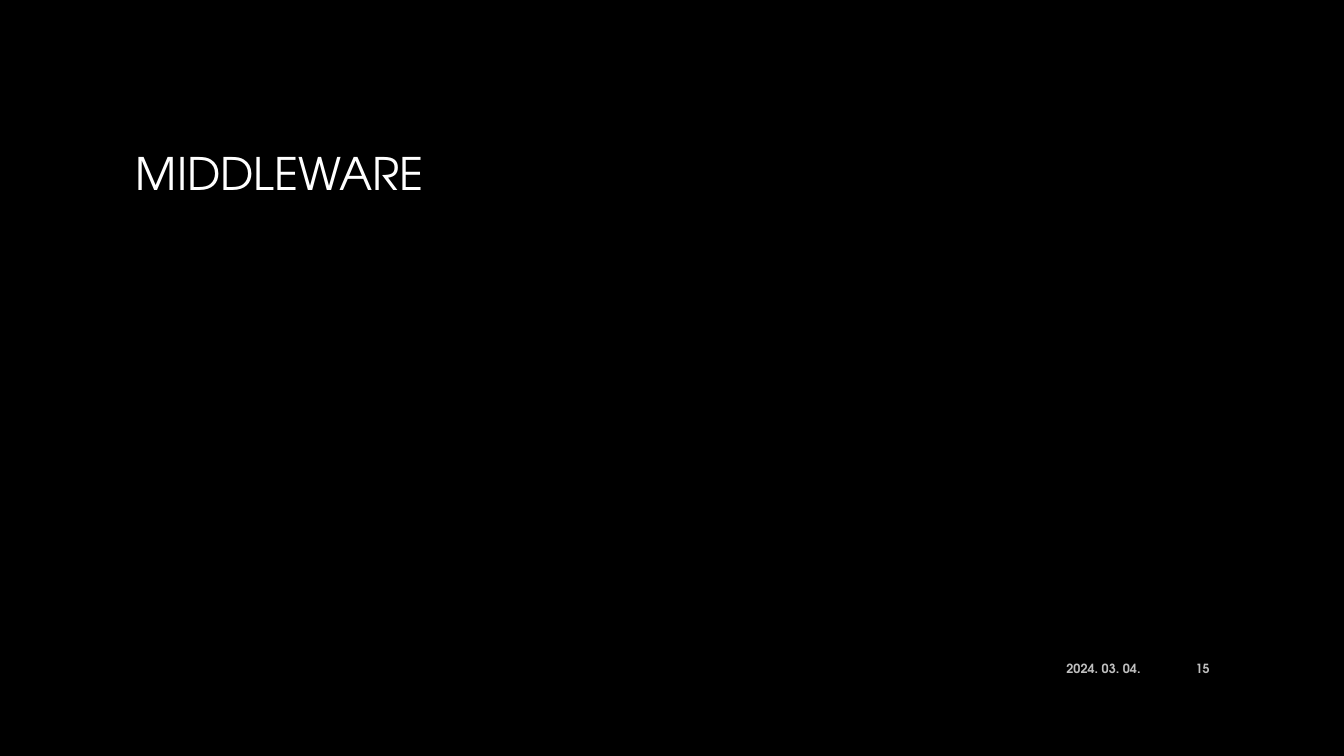
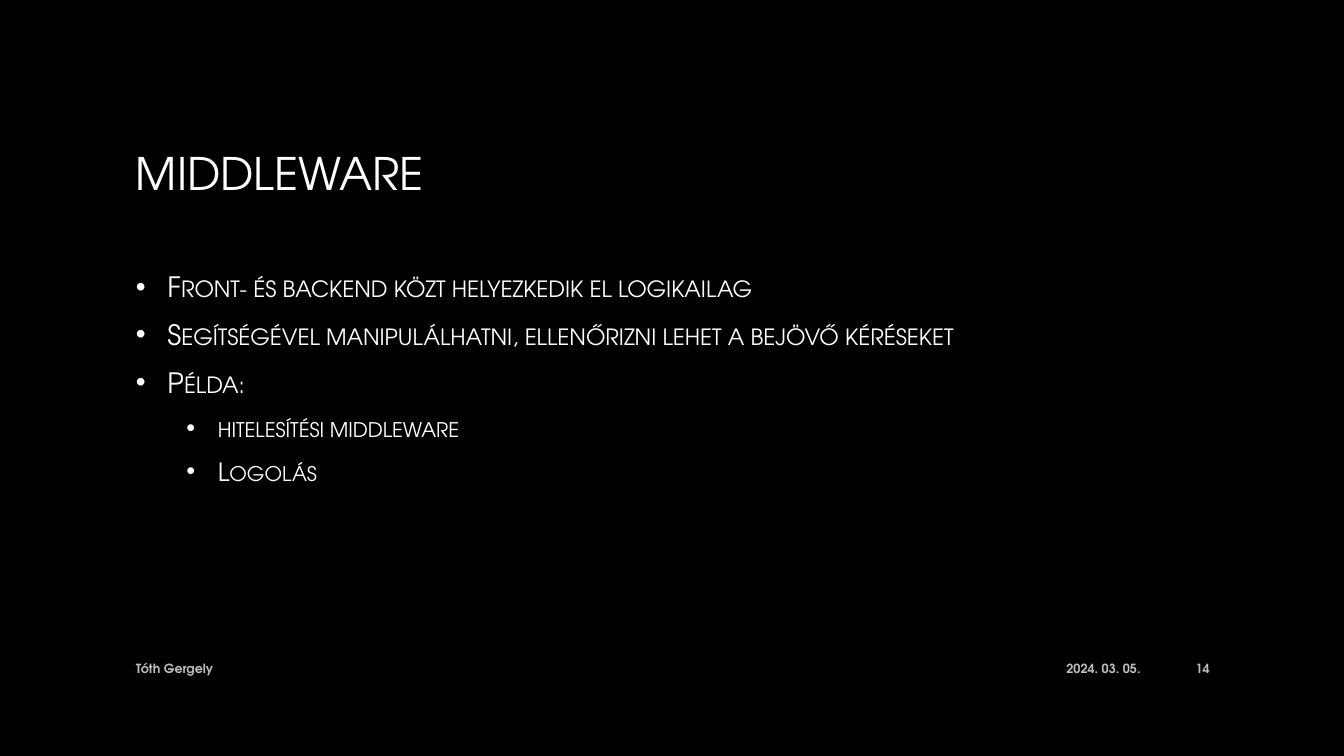
Before and after one commit to gereyl/html-portfolio, a slide deck: slide 14 of Eloadas.pptx (slide 15 before the commit). Drawn at 1344x756 pixels with LibreOffice and Linux fonts; fonts in the diff are those of the drawing; background and template pictures are left out. Boxes give left, top, right and bottom in pixels: in the first picture for what was removed or moved away, otherwise in the second. Text is boxed around its words. In the diff, an @@ line names an element or a change of style, - is before the commit and + after.

```diff
--- a/Eloadas.pptx
+++ b/Eloadas.pptx
@@ text added at <box>218,276,953,438</box>, 20 pt, text gradient #FFFFFF to #BFBFBF, small capitals @@
+• Front- és backend közt helyezkedik el logikailag
+• Segítségével manipulálhatni, ellenőrizni lehet a bejövő kéréseket
+• Példa:
+  • hitelesítési middleware
+  • Logolás
@@ text added at <box>136,663,213,676</box>, 9 pt, text #BFBFBF, bold @@
+Tóth Gergely
@@ text at <box>1066,663,1141,673</box>: text changed @@
-2024. 03. 04.
+2024. 03. 05.
@@ page number at <box>1196,663,1210,673</box>: text changed @@
-15
+14
```
Also in this commit, not shown: 39 other slides changed, 1 slide added, 1 other file.
